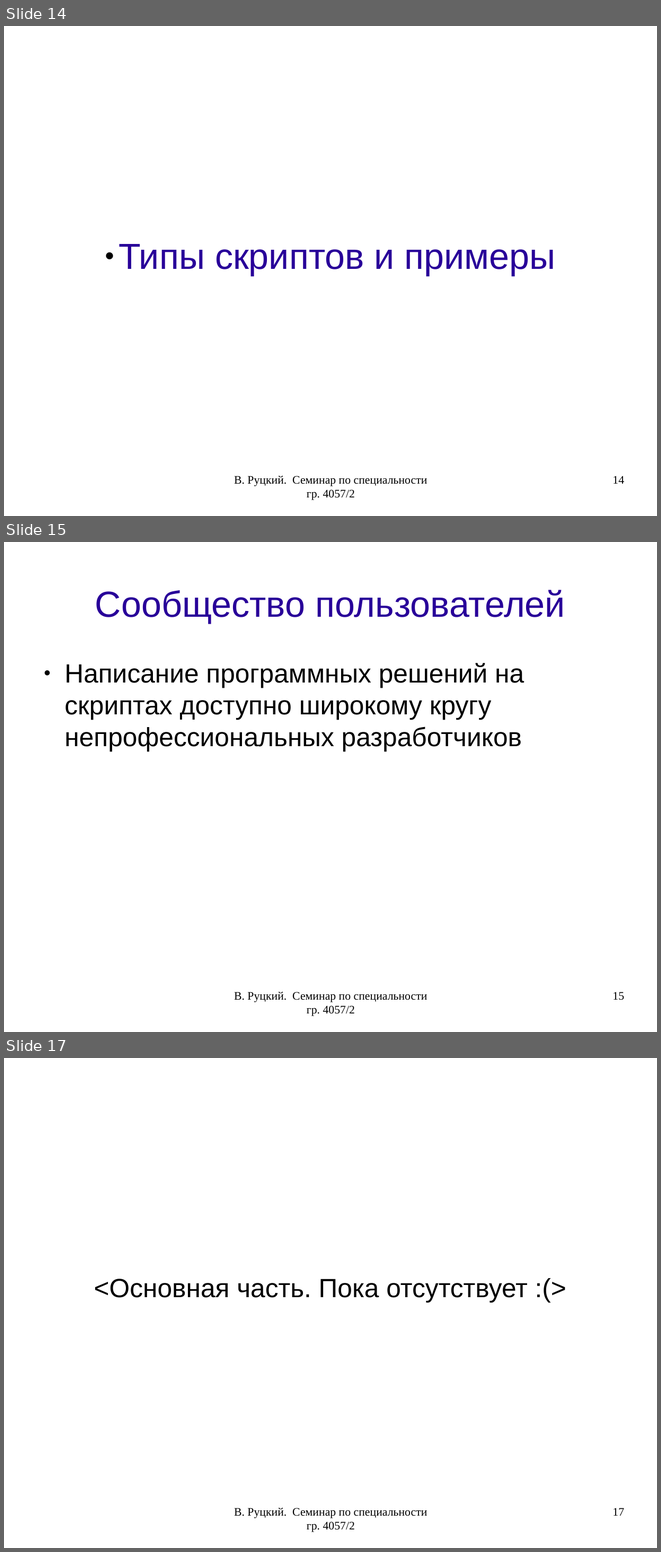
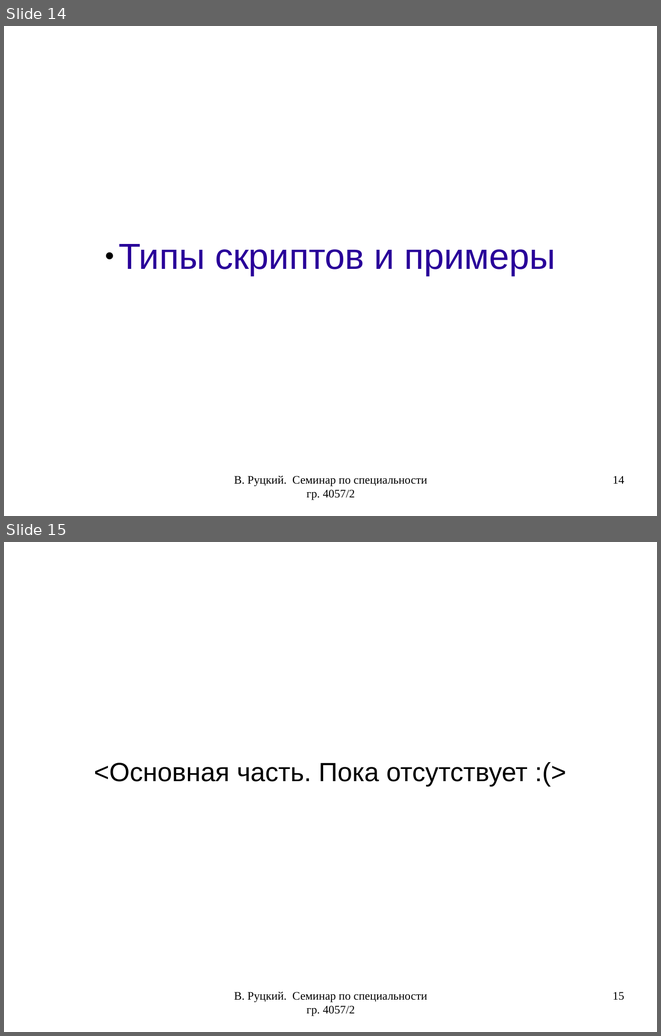
Before and after one commit to rutsky/semester07, a slide deck: Operation_systems/scripting_languages/40572_Rutsky_Scripting_languages.odp. Shown one above the other, each under a label of ours: slides 14, 15 and 17 before the commit, slides 14 and 15 after it; the slides between them are not shown. The pictures are 661x1552 and 661x1036 pixels, drawn with LibreOffice and Linux fonts; fonts in the diff are those of the drawing. Boxes give left, top, right and bottom in pixels: in the first picture for what was removed or moved away, otherwise in the second. Text is boxed around its words. In the diff, an @@ line names an element or a change of style, - is before the commit and + after.

Commit message:
Updated presentation.

```diff
--- a/Operation_systems/scripting_languages/40572_Rutsky_Scripting_languages.odp
+++ b/Operation_systems/scripting_languages/40572_Rutsky_Scripting_languages.odp
@@ slide 15 removed at [4,542,657,1032], background #FFFFFF @@
@@ title removed at [95,590,565,623] @@
-Сообщество пользователей
@@ text removed at [64,663,524,751] @@
-● Написание программных решений на скриптах доступно широкому кругу непрофессиональных разработчиков
@@ text removed at [234,991,427,1016] @@
-В. Руцкий. Семинар по специальности гр. 4057/2
@@ page number removed at [612,991,624,1000] @@
-15
@@ what was slide 17 is now slide 15 @@
@@ page number at [612,991,624,1000]: text changed @@
-17
+15
```
Also in this commit, not shown: 1 other slide removed, 1 other file.
